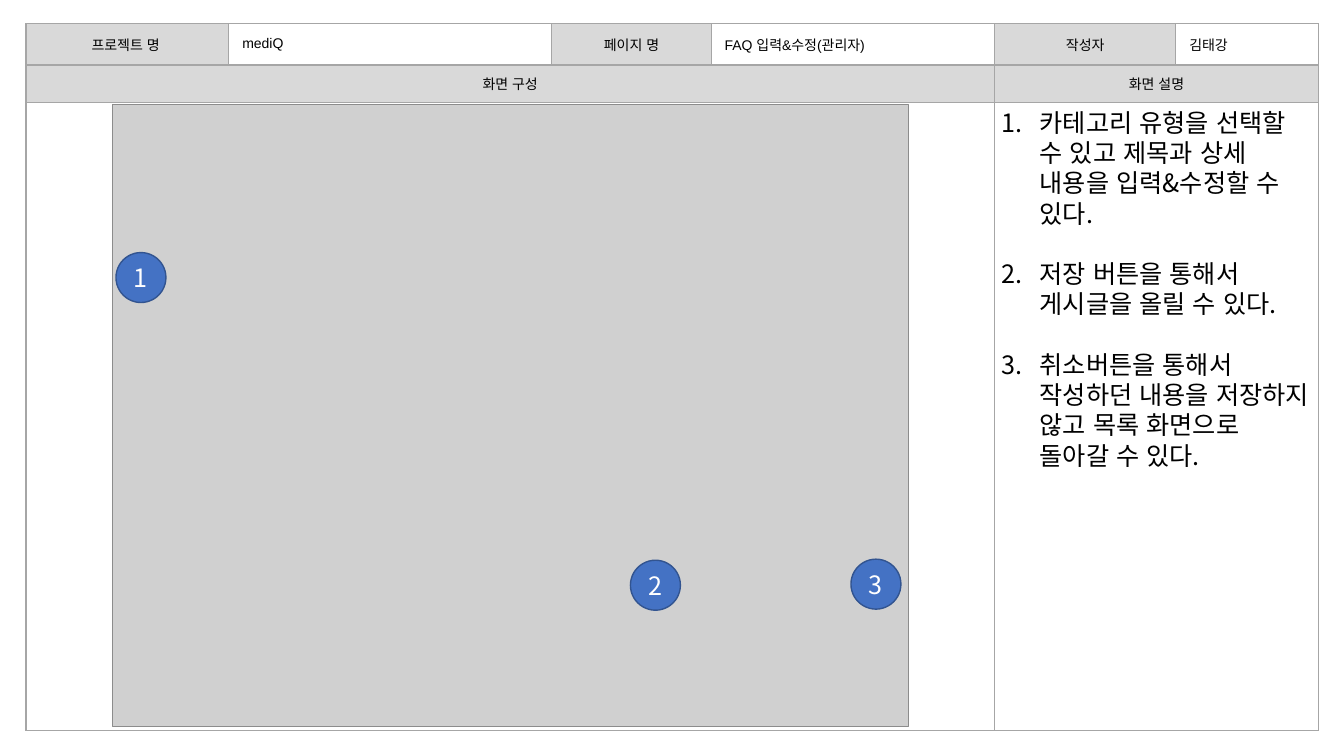
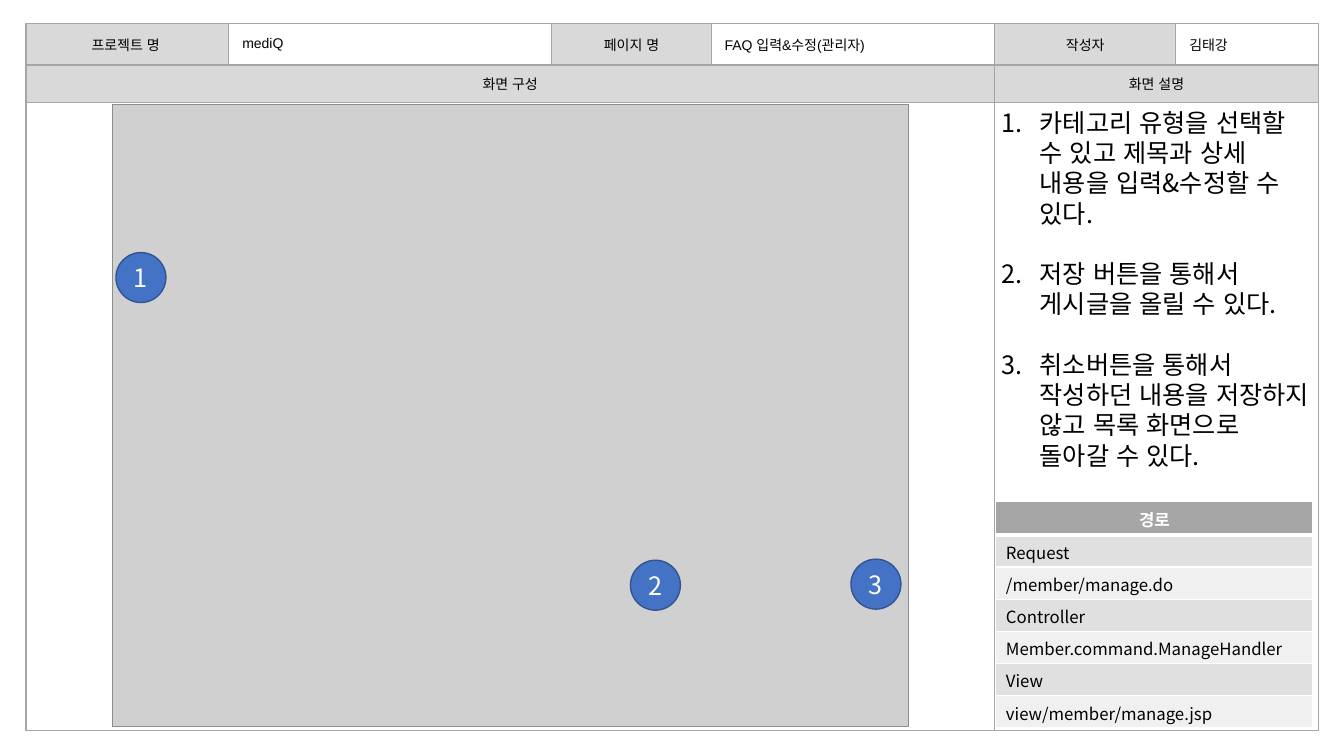
Before and after one commit to burnyst/mediQ, a slide deck: slide 26 of doc/0빅데이터분석프로젝트(공용)/[06] 스토리보드.pptx. Drawn at 1344x756 pixels with LibreOffice and Linux fonts; fonts in the diff are those of the drawing; grey boxes stand for pictures. Boxes give left, top, right and bottom in pixels: in the first picture for what was removed or moved away, otherwise in the second. Text is boxed around its words. In the diff, an @@ line names an element or a change of style, - is before the commit and + after.

```diff
--- a/doc/0빅데이터분석프로젝트(공용)/[06] 스토리보드.pptx
+++ b/doc/0빅데이터분석프로젝트(공용)/[06] 스토리보드.pptx
@@ table added at [996,502,1314,729], 7 rows, 1 columns @@
+경로
+Request
+/member/manage.do
+Controller
+Member.command.ManageHandler
+View
+view/member/manage.jsp
```
Also in this commit, not shown: 24 other slides changed, 1 other file.
